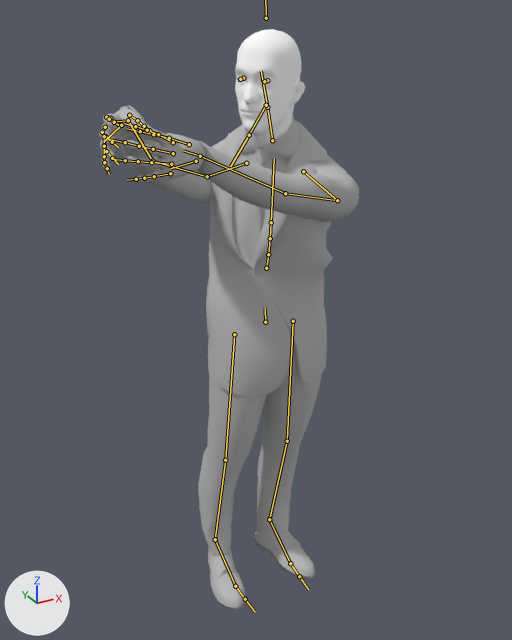
An edit to the Blender file Graphics/SuitedManFinal.1.blend, drawn before and after from the same camera.
The view is the same before and after, from a 50 mm lens placed at (-0.954, -1.659, 1.806), pointed at (-0.119, -0.14, 1.047). Arrows for +X, +Y and +Z are at lower left; the lights stay in place. Both versions are drawn at frame 73 of the action 'DeformationSystemAction.001'; the numbers are the values there. The bones that bend it are drawn over the model as lines.

Objects in the first picture: 'HeadF', 'SuitGEO01'.
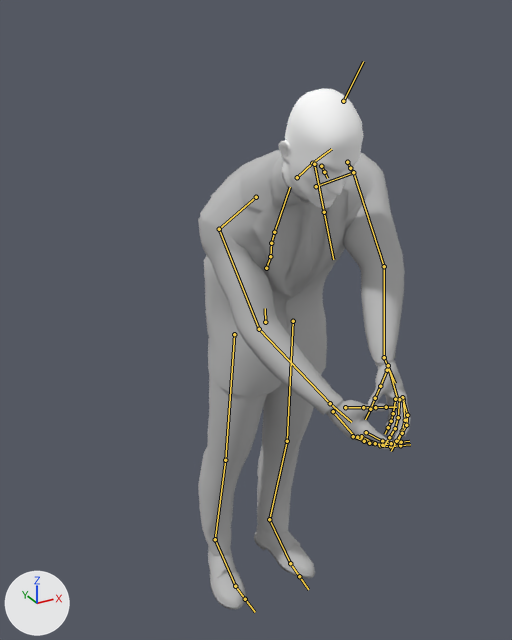
The change in detail:
Bone 'Spine1_M' (bone_spine1_m) turns from (0, 0, -19) to (0, 0, -34) degrees about its own x, y and z.
Bone 'Spine1Part1_M' (bone_spine1part1_m) turns from (-30, -50, 62) to (5, -4, 11) degrees about its own x, y and z.
Bone 'Spine1Part2_M' (bone_spine1part2_m) turns from (-13, 1, -27) to (0, 0, -15) degrees about its own x, y and z.
Bone 'Scapula_R' (bone_scapula_r) turns from (32, 22, -6) to (43, 23, 1) degrees about its own x, y and z.
Bone 'Shoulder_R' (bone_shoulder_r) turns from (-10, 25, -84) to (8, 28, -37) degrees about its own x, y and z.
Bone 'Wrist_R' (bone_wrist_r) turns from (3, -32, 45) to (8, -37, 22) degrees about its own x, y and z.
Bone 'Scapula_L' (bone_scapula_l) turns from (60, -47, -45) to (8, -72, -12) degrees about its own x, y and z.
Bone 'Shoulder_L' (bone_shoulder_l) turns from (52, -35, 9) to (60, -22, -30) degrees about its own x, y and z.

Changed parts and their boxes (x1, y1, x2, y2) in the pictures (512 x 640 px):
'SuitGEO01', posed (18% narrower, 9% shorter): before (99, 105, 359, 609); after (198, 150, 411, 609)
'HeadF', posed: before (235, 29, 305, 148); after (279, 89, 364, 209)
bone 'Spine1_M', root to tip: before (266, 268) to (268, 254); after (266, 268) to (270, 256)
bone 'Spine1Part1_M', root to tip: before (268, 254) to (270, 238); after (270, 256) to (271, 243)
bone 'Spine1Part2_M', root to tip: before (270, 238) to (271, 222); after (271, 243) to (274, 232)
bone 'Scapula_R', root to tip: before (246, 163) to (207, 176); after (256, 197) to (219, 229)
bone 'Shoulder_R', root to tip: before (207, 176) to (152, 161); after (219, 229) to (259, 329)
bone 'Wrist_R', root to tip: before (128, 120) to (116, 121); after (330, 403) to (351, 422)
bone 'Scapula_L', root to tip: before (303, 171) to (337, 200); after (316, 186) to (353, 172)
bone 'Shoulder_L', root to tip: before (337, 200) to (285, 193); after (353, 172) to (384, 266)
